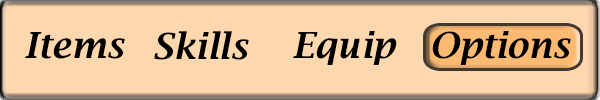
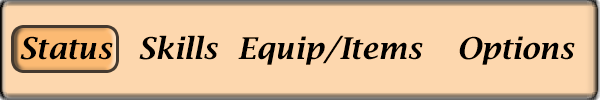
Comparing the layer stacks of the two 600px x 100px images. Changes:
renamed "Optionss" to "Options", painted on it over [432, 31, 575, 65]
renamed "Equip" to "Equip/Items", painted on it over [238, 31, 423, 65]
painted on "Skills" over [139, 31, 249, 60]
renamed "Items" to "Status", painted on it over [20, 32, 125, 60]
painted on "Rounded Rectangle 2" over [14, 26, 580, 70]
